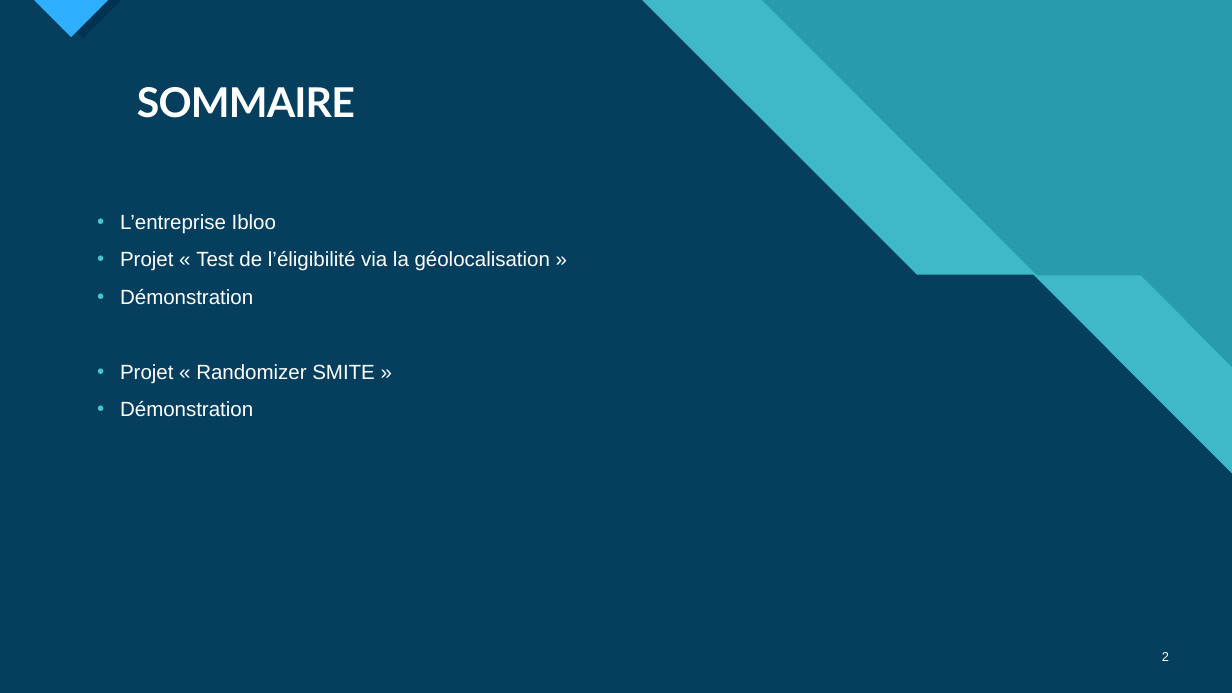
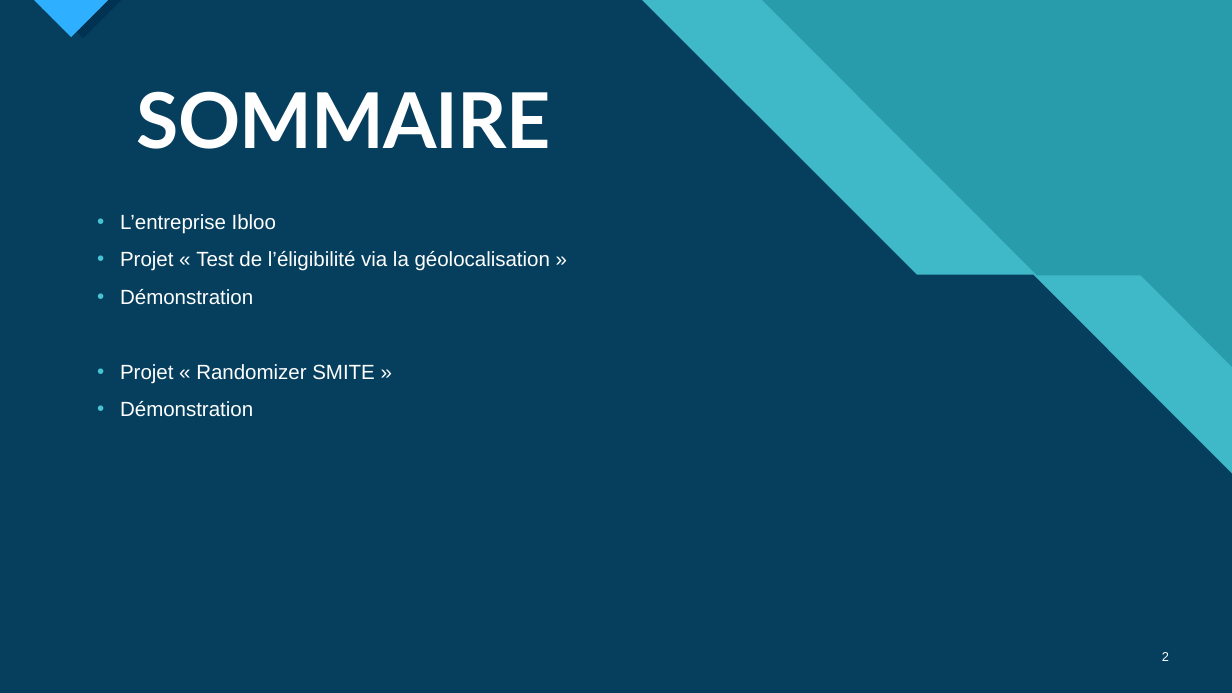
Before and after one commit to MisterSCO/dossier_projet, a slide deck: slide 2 of ressources/Soutenance.pptx. Drawn at 1232x693 pixels with LibreOffice and Linux fonts; fonts in the diff are those of the drawing. Boxes give left, top, right and bottom in pixels: in the first picture for what was removed or moved away, otherwise in the second. Text is boxed around its words. In the diff, an @@ line names an element or a change of style, - is before the commit and + after.

```diff
--- a/ressources/Soutenance.pptx
+++ b/ressources/Soutenance.pptx
@@ title "SOMMAIRE" at bbox=[137, 91, 551, 149]: size 32 to 60 pt @@
```
Also in this commit, not shown: 1 other slide changed, 18 slides added, 11 slides removed, 44 other files.
